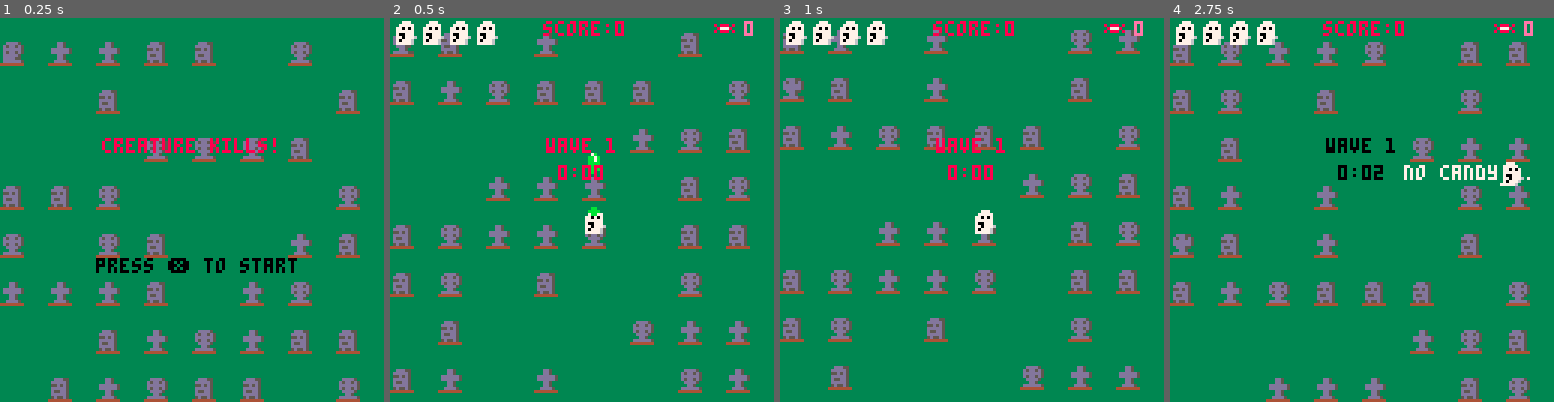
Above: before the commit, frames 1-4 (left to right).
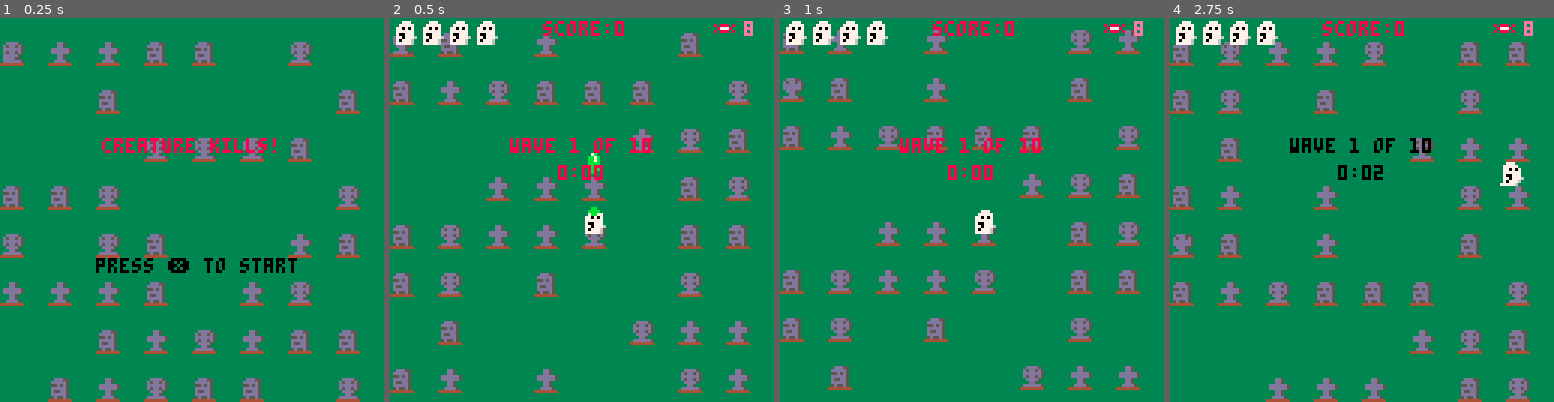
Above: after the commit, the same moments.

Repository: st0k3r/specter_deflector
Game: PICO-8 cartridge specter_deflector.p8
Same seed, same stepped clock (60 frames per second), same inputs: the game is played once before the commit and once after it.
Inputs:
- Up to frame 1 (0.25 s): no input
- Up to frame 2 (0.5 s): tap X (X key) at 0.33 s
- Up to frame 3 (1 s): tap O (Z key) at 0.7 s
- Up to frame 4 (2.75 s): tap X (X key) at 1.07, 1.85 s; hold Right 1.6-2.1 s; tap O (Z key) at 1.7, 2.1, 2.5 s; hold Up 2.15-2.42 s; hold Right from 2.47 s (still down)

Frame 1 is identical in both runs. In frame 2, 0.7% of the frame differs, in the area x 31-94%, y 2-36%; in frame 3, 0.7%; in frame 4, 1.1%, in the area x 31-94%, y 2-43%.

Commit message:
Adjust wave text and add creature bullet deletion

Diff:
--- a/main.lua
+++ b/main.lua
@@ -79,6 +79,7 @@
 	move_pickups()
 	creature_movement()
 	collision_bullet()
+	collision_creature_ghost_bullets()
 	collision_ghost()
 	collision_creature_bullet()
 	collision_pickups()
@@ -428,6 +429,19 @@
 
 				if creature.hp<=0 then
 					kill_creature(creature)
+				end
+			end
+		end
+	end
+end
+
+function collision_creature_ghost_bullets()
+	for bullet in all(bullets) do
+		if bullet.spr==8 then
+			for creature_bullet in all(creature_bullets) do
+				if collision(bullet,creature_bullet) then
+					make_small_wave(creature_bullet.x,creature_bullet.y)
+					del(creature_bullets,creature_bullet)
 				end
 			end
 		end
@@ -650,7 +664,11 @@
 --draws wave text shown at beginning of each wave
 function draw_wavetext()
 	draw_game()
-	center_print("wave "..wave,64,40,blink())
+	if wave==lastwave then
+		center_print("boss wave", 64,40,blink())
+	else
+		center_print("wave "..wave.." of "..lastwave-1,64,40,blink())
+	end
 	if timer_seconds<10 then
 		center_print(timer_minutes..":0"..timer_seconds,64,49,blink())
 	else
@@ -859,7 +877,7 @@
  	score=0
  	max_lives=4
  	lives=4
- 	bombs=0
+ 	bombs=8
 
  	bombs_sprites={52,53,54}
  	bombs_sprite=rnd(bombs_sprites)
